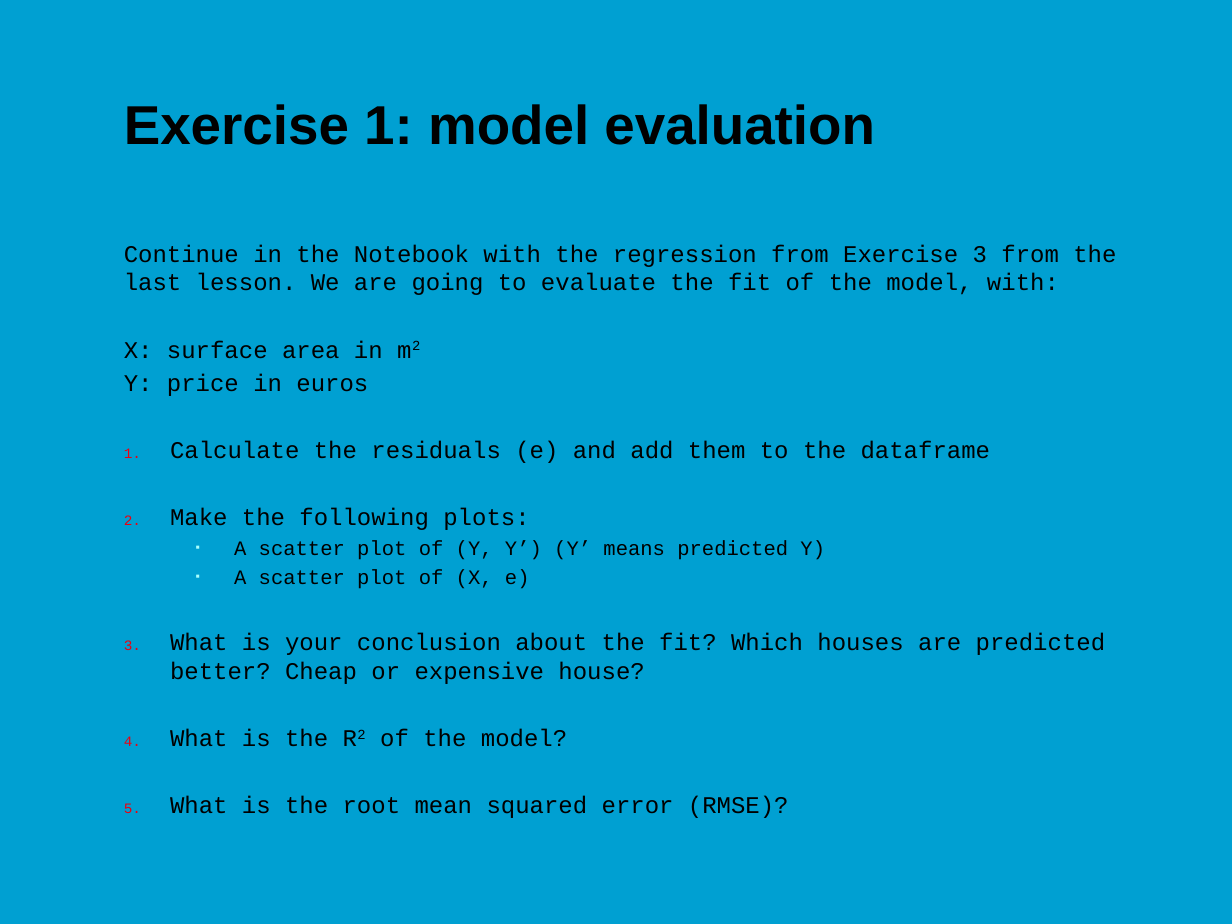
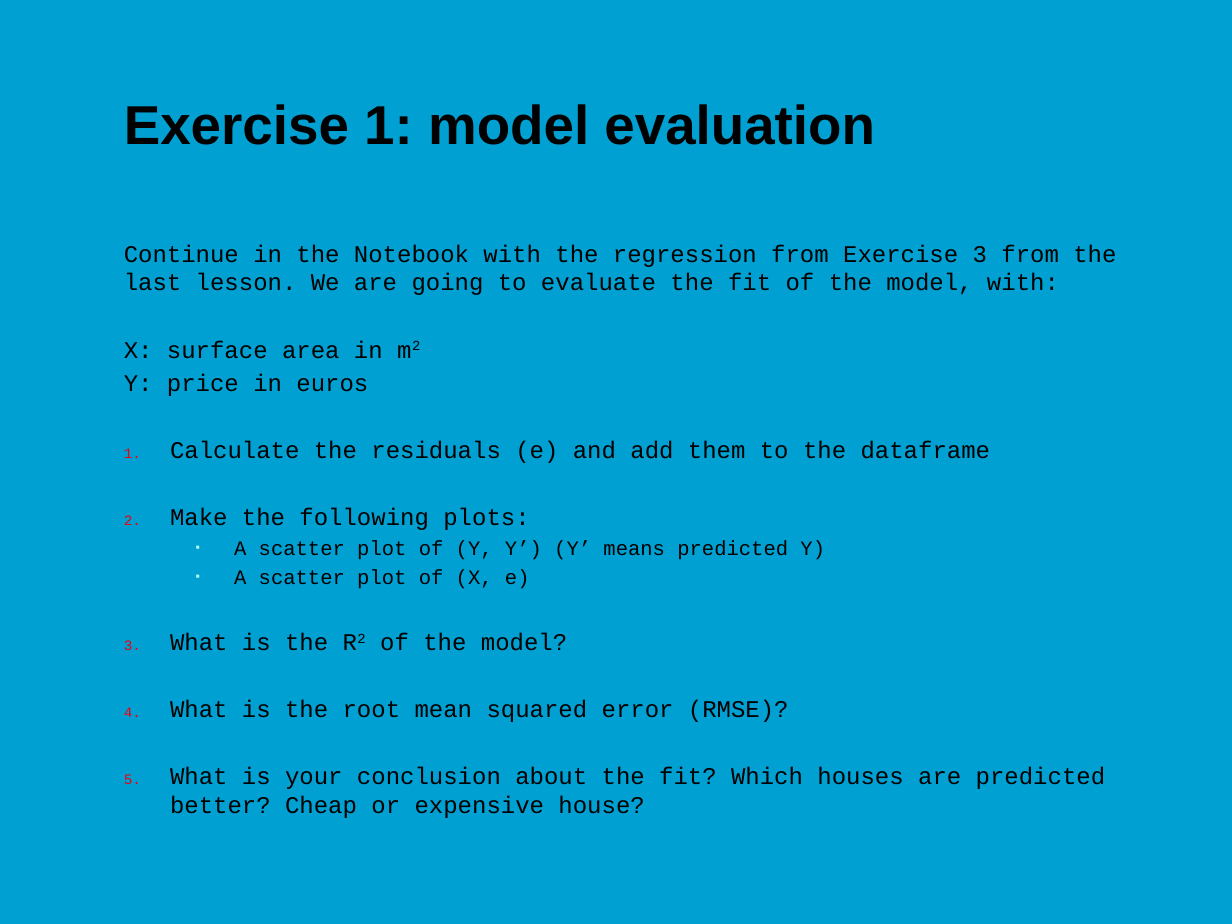
Before and after one commit to jonasmoons/data-driven-learning, a slide deck: slide 11 of slides/ddl-w5l2.pptx. Drawn at 1232x924 pixels with LibreOffice and Linux fonts; fonts in the diff are those of the drawing; background and template pictures are left out. Boxes give left, top, right and bottom in pixels: in the first picture for what was removed or moved away, otherwise in the second. Text is boxed around its words. In the diff, an @@ line names an element or a change of style, - is before the commit and + after.

Commit message:
updates

```diff
--- a/slides/ddl-w5l2.pptx
+++ b/slides/ddl-w5l2.pptx
@@ text at bbox=[170, 633, 1105, 684]: paragraph removed @@
-3. What is your conclusion about the fit? Which houses are predicted better? Cheap or expensive house?
@@ text at bbox=[170, 767, 1105, 818]: paragraph added @@
+5. What is your conclusion about the fit? Which houses are predicted better? Cheap or expensive house?
```
